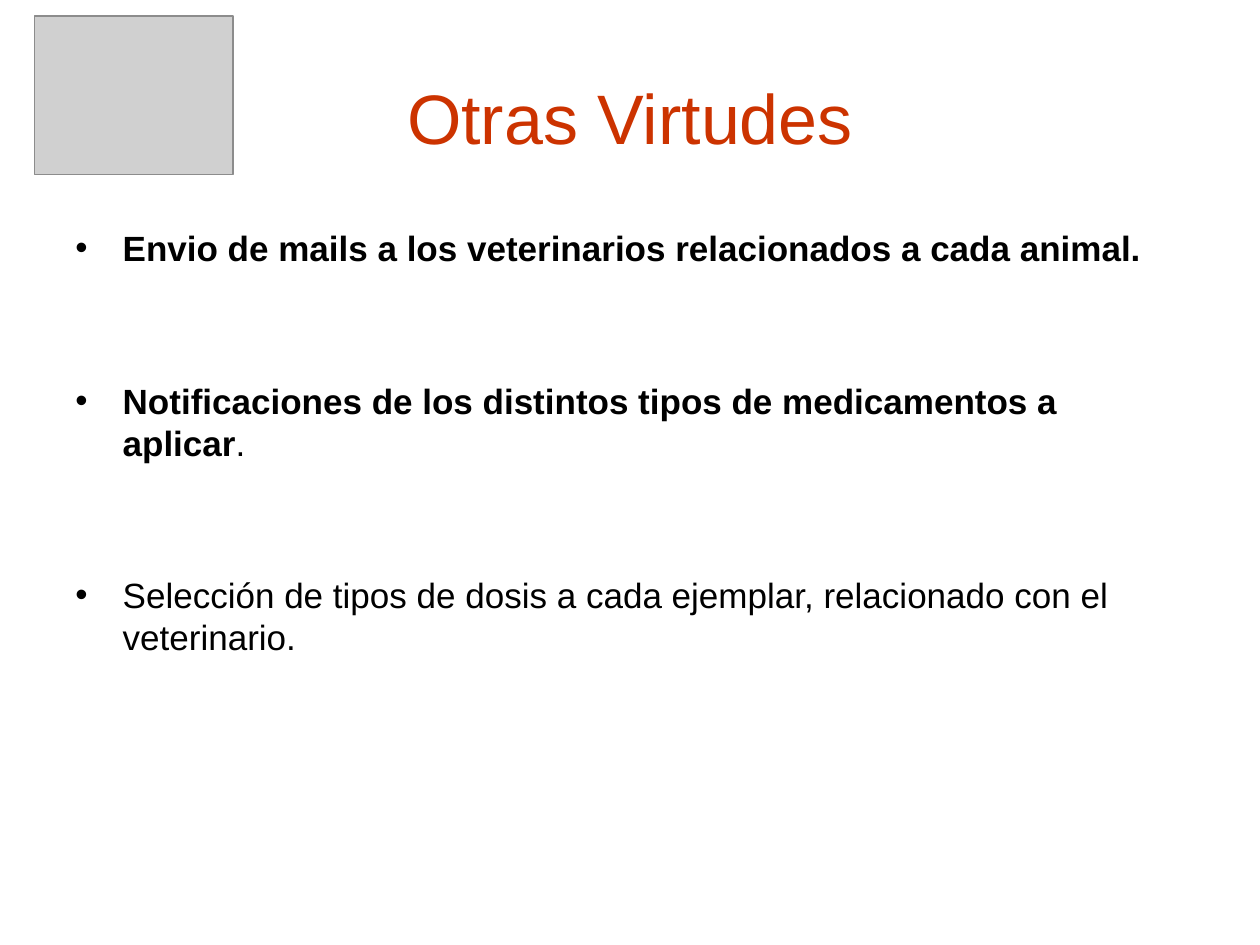
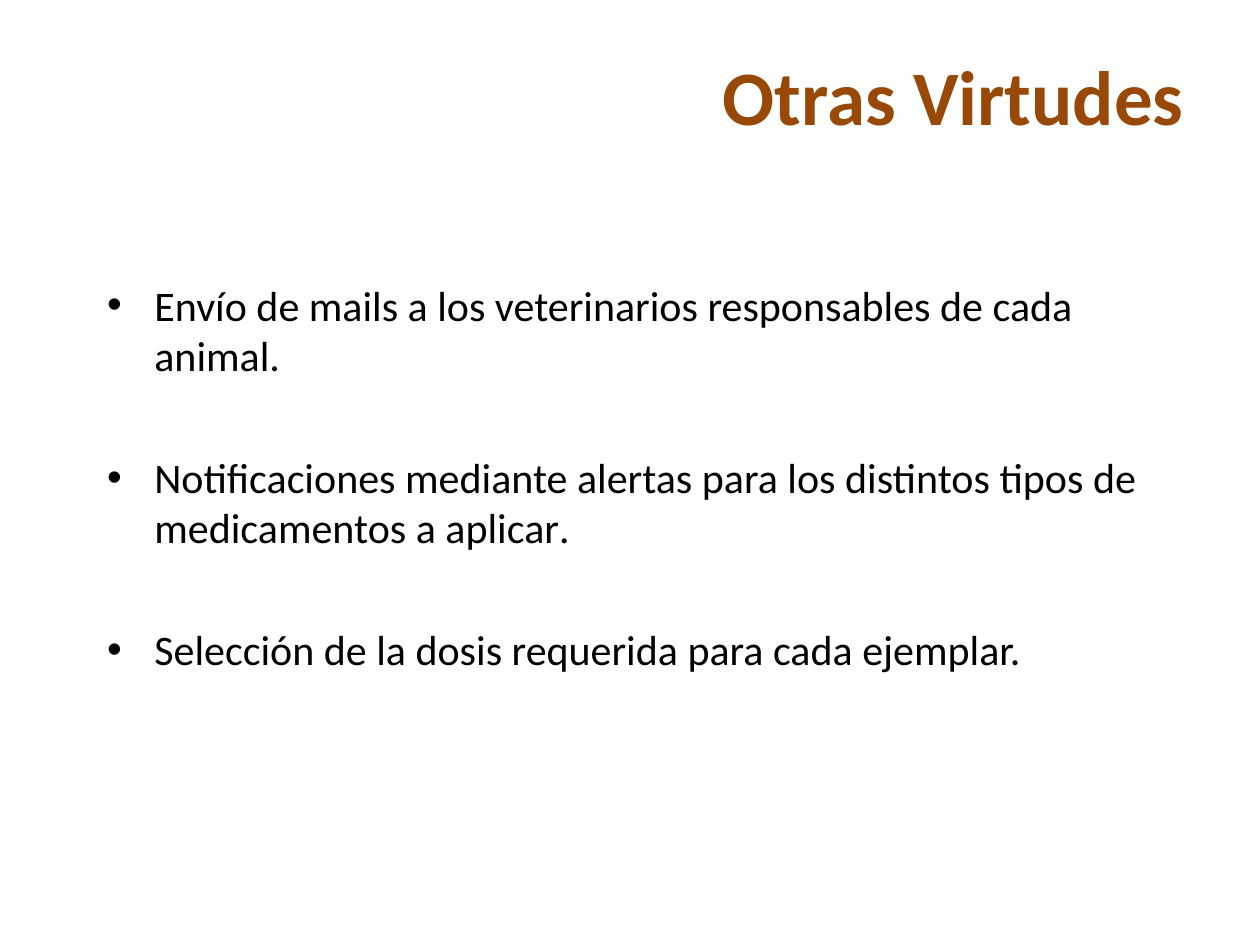
Before and after one commit to skiel85/taller-desarrollo-proyectos-i, a slide deck: slide 21 of Presentaciones/Demo Gerencial.ppt (slide 15 before the commit). Drawn at 1260x945 pixels with LibreOffice and Linux fonts; fonts in the diff are those of the drawing; grey boxes stand for pictures; background and template pictures are left out. Boxes give left, top, right and bottom in pixels: in the first picture for what was removed or moved away, otherwise in the second. Text is boxed around its words. In the diff, an @@ line names an element or a change of style, - is before the commit and + after.

```diff
--- a/Presentaciones/Demo Gerencial.ppt
+++ b/Presentaciones/Demo Gerencial.ppt
@@ picture removed at <box>34,16,233,175</box> @@
@@ title "Otras Virtudes": place and size @@
-title "Otras Virtudes" at <box>407,93,852,145</box>
+title "Otras Virtudes" at <box>723,71,1183,126</box>
@@ title "Otras Virtudes" at <box>723,71,1183,126</box>: size 40 to 44 pt, font Arial to Calibri, text colour #CC3300 to #984807, bold on; alignment centre to right @@
@@ text at <box>154,291,1136,673</box>: text changed; size 20 to 24 pt; font Arial to Calibri; bold off @@
-• Envio de mails a los veterinarios relacionados a cada animal.
-• Notificaciones de los distintos tipos de medicamentos a aplicar.
-• Selección de tipos de dosis a cada ejemplar, relacionado con el veterinario.
+• Envío de mails a los veterinarios responsables de cada animal.
+• Notificaciones mediante alertas para los distintos tipos de medicamentos a aplicar.
+• Selección de la dosis requerida para cada ejemplar.
```
Also in this commit, not shown: 13 other slides changed, 10 slides added, 4 slides removed.
